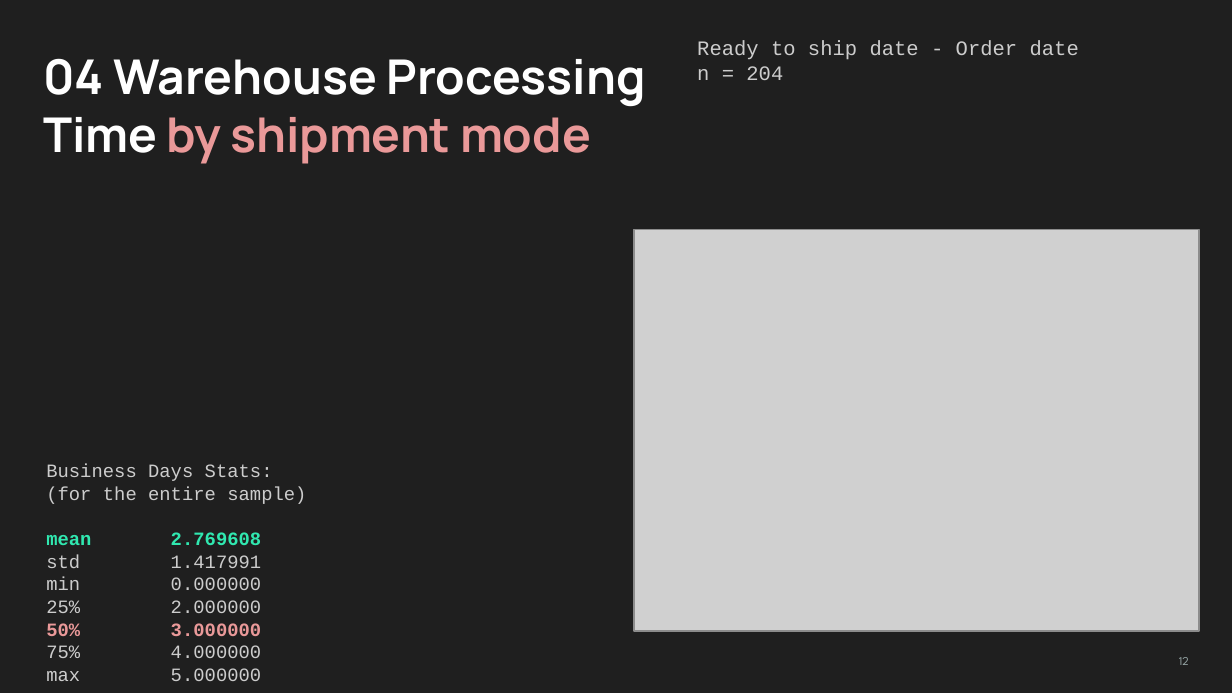
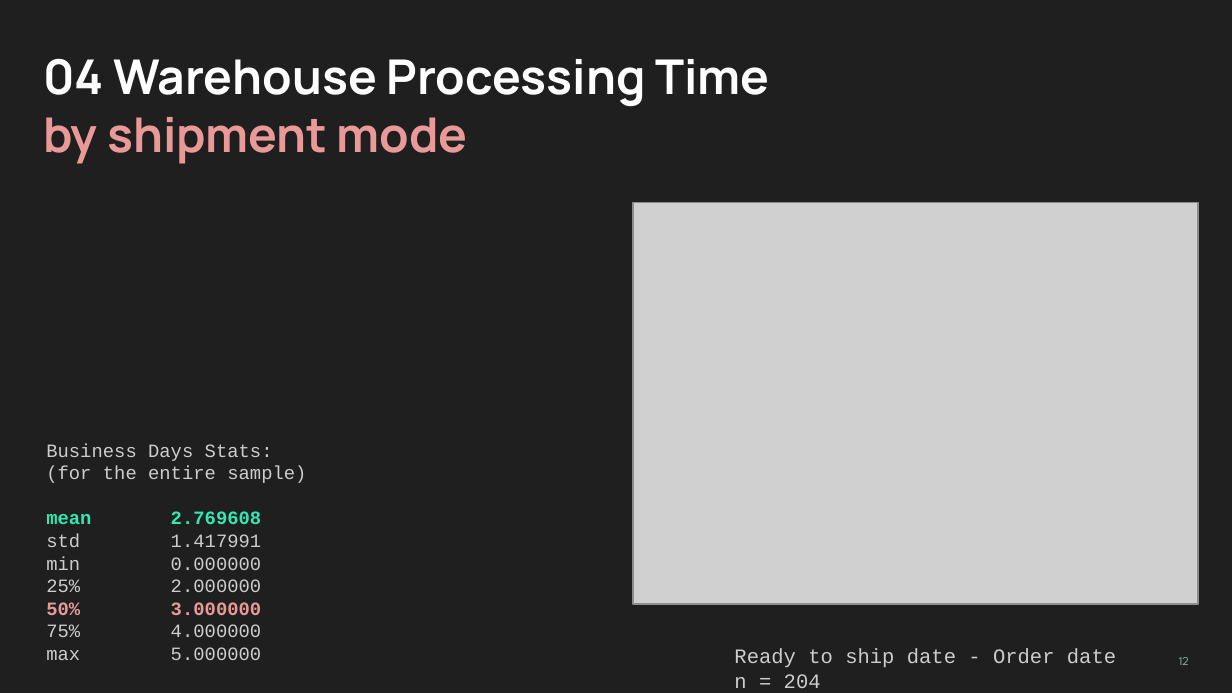
Before and after one commit to skibodaria/muesli-project, a slide deck: slide 12 of presentation/Muesli Delivery EDA.pptx. Drawn at 1232x693 pixels with LibreOffice and Linux fonts; fonts in the diff are those of the drawing; grey boxes stand for pictures. Boxes give left, top, right and bottom in pixels: in the first picture for what was removed or moved away, otherwise in the second. Text is boxed around its words. In the diff, an @@ line names an element or a change of style, - is before the commit and + after.

```diff
--- a/presentation/Muesli Delivery EDA.pptx
+++ b/presentation/Muesli Delivery EDA.pptx
@@ title at [43, 58, 769, 164]: text changed @@
-04 Warehouse Processing
-Time by shipment mode
+04 Warehouse Processing Time
+by shipment mode
@@ picture: place and size @@
-picture at [634, 229, 1200, 631]
+picture at [633, 202, 1199, 604]
@@ text "Business Days Stats:": place and size @@
-text "Business Days Stats:" at [46, 464, 306, 681]
+text "Business Days Stats:" at [46, 443, 306, 660]
@@ text "Ready to ship date - ...": place and size @@
-text "Ready to ship date - ..." at [697, 41, 1079, 80]
+text "Ready to ship date - ..." at [734, 649, 1116, 688]
```
Also in this commit, not shown: 24 other slides changed, 1 other file.
